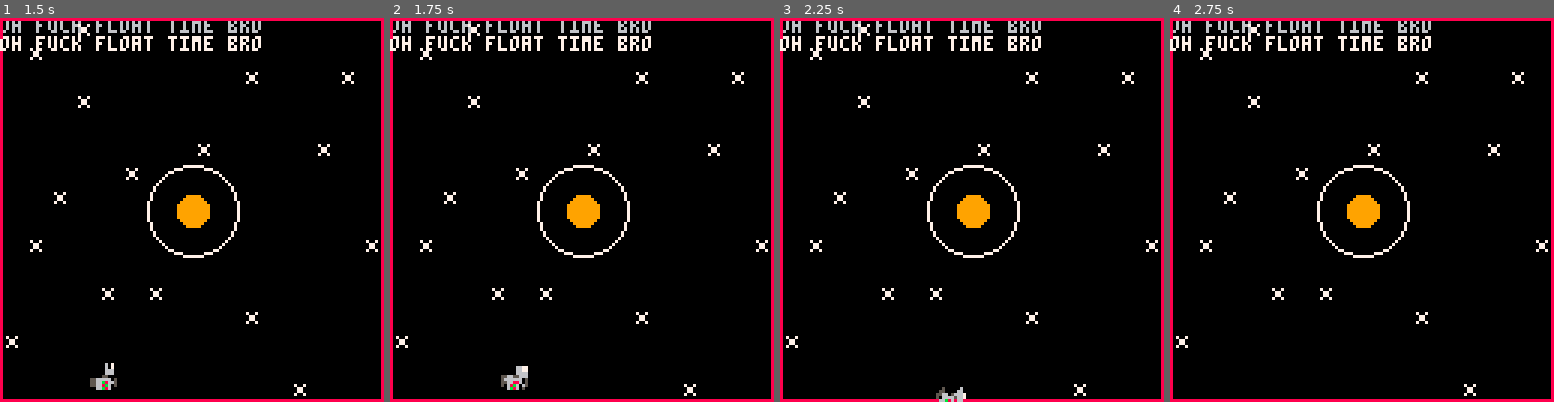
Above: before the commit, frames 1-4 (left to right).
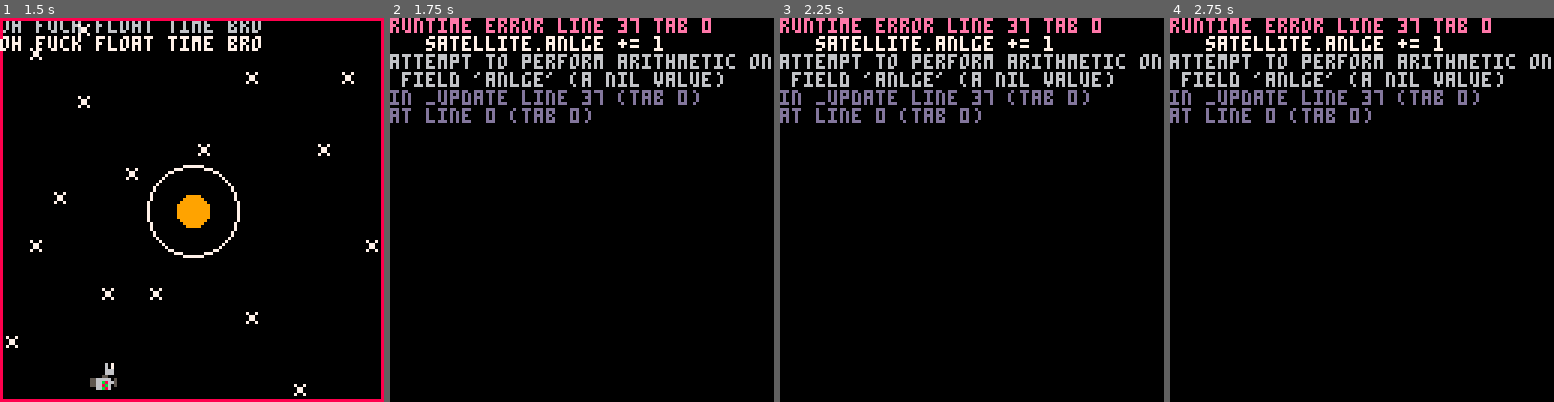
Above: after the commit, the same moments.

Repository: jackawackadoo/Sattelite_Racer
Game: PICO-8 cartridge sattelite_racer.p8
The game is run twice, just before and just after one commit, with the same random seed, the same clock (stepped at 60 frames per second) and the same inputs.
Inputs:
- Up to frame 1 (1.5 s): tap X (X key) at 0.33, 1.07 s; tap O (Z key) at 0.7 s
- Up to frame 2 (1.75 s): hold Right from 1.6 s (still down); tap O (Z key) at 1.7 s
- Up to frame 3 (2.25 s): tap X (X key) at 1.85 s; release Right at 2.1 s; tap O (Z key) at 2.1 s
- Up to frame 4 (2.75 s): hold Right from 2.47 s (still down); tap O (Z key) at 2.5 s

Frame 1 is identical in both runs. In frame 2, 12% of the frame differs, in the area x 0-100%, y 0-100%; in frame 3, 12%; in frame 4, 12%.
Error after the commit: runtime error line 37 tab 0; satellite.anlge += 1; attempt to perform arithmetic on field 'anlge' (a nil value)

Commit message:
sat fart works better

Diff:
--- a/sattelite_racer.p8
+++ b/sattelite_racer.p8
@@ -36,11 +36,14 @@
 
 function _update()
 		cls()
+		if (satellite.angle < 0) then
+			satellite.anlge += 1
+		end
+		satellite.angle = angle_r / 360
 		if btn(➡️) then angle_r -= 3 end
 		if btn(⬅️) then angle_r +=3 	end
 		if btn(🅾️) then sat_fart(satellite) end
 		update_pos(satellite)
-	 satellite.angle = angle_r / 360
 end
 
 
@@ -129,7 +132,7 @@
 			sat.launch_available = true
 		end
 		sat.gravity = true
-		sat.launch_angle = 0
+		--sat.launch_angle = 0
 
 	else
 
@@ -167,7 +170,7 @@
 -- speed: delta x per update
 -- is gravity pullling sat
 -- radius of orbit
-satellite = {x = 0, y = 128, angle = 0.95, launch_angle = 0.1, speed = 1,gravity = false, radius = (5*3), planet = {x=64,y=64,radius=5}, planet_angle = 0, launch_available = true}
+satellite = {x = 0, y = 128, angle = 0, launch_angle = 0.1, speed = 1,gravity = false, radius = (5*3), planet = {x=64,y=64,radius=5}, planet_angle = 0, launch_available = true}
 c_speed = 2
 
 -- update satellie table
@@ -181,7 +184,7 @@
 end
 
 function update_pos(sat)
-	if not(sat.gravity) then
+	if not(sat.gravity or not sat.launch_available) then
 		if ((sat.launch_angle > 0.5) and (sat.launch_angle < 0.75)) then
 			sat.speed = abs(sat.speed) * (-1)
 		else
